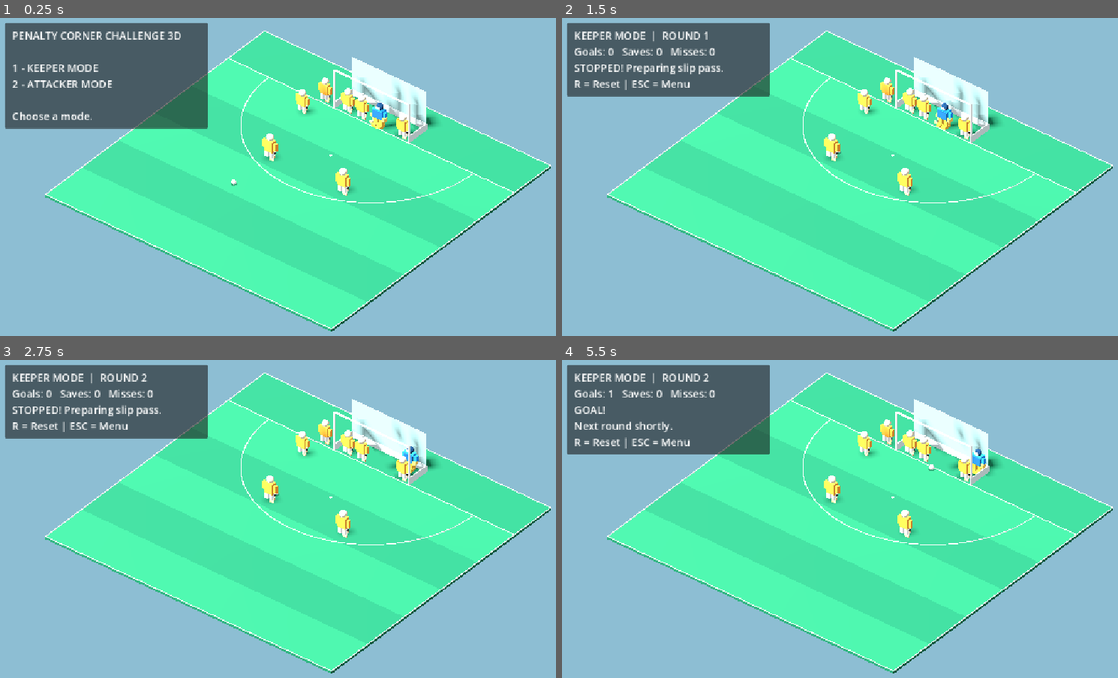
Above: before the commit, frames 1-4 (two rows, left to right).
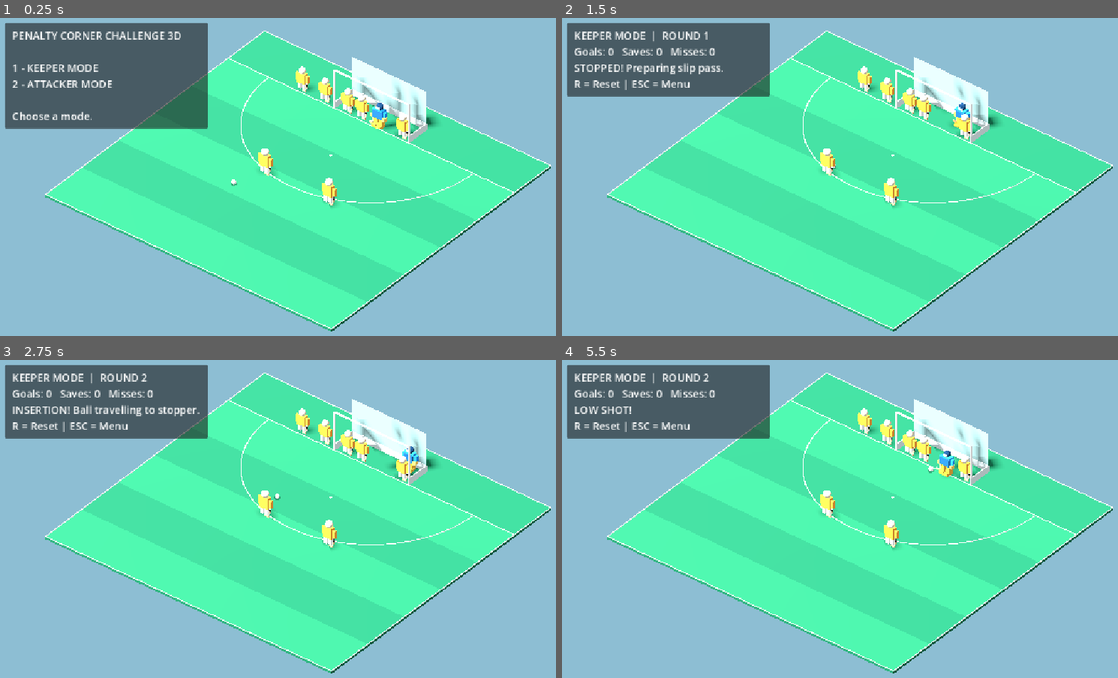
Above: after the commit, the same moments.

Repository: affarf/penalty-corner-challenge-3d
Game: Godot game, scene res://scenes/main_3d.tscn
The game is run twice, just before and just after one commit, with the same random seed, the same clock (stepped at 60 frames per second) and the same inputs.
Inputs:
- Up to frame 1 (0.25 s): no input
- Up to frame 2 (1.5 s): tap Enter at 0.5 s; hold D (move_right) 0.53-1.28 s; tap 1 at 0.6 s; tap Space at 0.77 s; hold S (move_down) from 1.28 s (still down); tap 2 at 1.35 s
- Up to frame 3 (2.75 s): tap Space at 1.52 s; release S (move_down) at 2.03 s; hold D (move_right) from 2.03 s (still down); tap R at 2.1 s
- Up to frame 4 (5.5 s): release D (move_right) at 2.78 s; hold W (move_up) 2.78-3.53 s; tap E at 2.85 s; tap Space at 3.02, 3.77, 4.52 s; hold A (move_left) 3.53-5.03 s; tap 3 at 3.6 s; tap J at 4.35 s; hold S (move_down) from 5.03 s (still down); tap 1 at 5.1 s

The runs differ from the first frame. In frame 1, 1.1% of the frame differs, in the area x 46-64%, y 15-60%; in frame 2, 1.5%; in frame 3, 1.6%; in frame 4, 3.8%, in the area x 0-81%, y 9-60%.

Commit message:
Fix goalie movement and position of injector

Diff:
--- a/scenes/main_3d.tscn
+++ b/scenes/main_3d.tscn
@@ -18,10 +18,10 @@
 transform = Transform3D(1.12, 0, 0, 0, 1.12, 0, 0, 0, 1.12, 0, 0, 0)
 
 [node name="Attacker1" parent="." unique_id=359548197 instance=ExtResource("4_le0cj")]
-transform = Transform3D(1.1, 0, 0, 0, 1.1, 0, 0, 0, 1.1, -4, 0, -9)
+transform = Transform3D(1.1, 0, 0, 0, 1.1, 0, 0, 0, 1.1, -3, 0, -7.08)
 
 [node name="Attacker2" parent="." unique_id=1811710993 instance=ExtResource("4_le0cj")]
-transform = Transform3D(1.1, 0, 0, 0, 1.1, 0, 0, 0, 1.1, 4, 0, -9)
+transform = Transform3D(1.1, 0, 0, 0, 1.1, 0, 0, 0, 1.1, 4, 0, -7.08)
 
 [node name="Goalkeeper3D" parent="." unique_id=2044590347 instance=ExtResource("5_78blk")]
 transform = Transform3D(1.1, 0, 0, 0, 1.1, 0, 0, 0, 1.1, 1.5, 0, -18)
@@ -36,7 +36,7 @@
 script = ExtResource("7_a6i3j")
 
 [node name="Injector" parent="." unique_id=67532909 instance=ExtResource("4_le0cj")]
-transform = Transform3D(1, 0, 0, 0, 1, 0, 0, 0, 1, -6, 0, -16)
+transform = Transform3D(1, 0, 0, 0, 1, 0, 0, 0, 1, -8, 0, -18.5)
 
 [node name="Defender1" parent="." unique_id=1709637231 instance=ExtResource("4_le0cj")]
 transform = Transform3D(1, 0, 0, 0, 1, 0, 0, 0, 1, -1.5, 0, -18.5)
--- a/scripts/players/goalkeeper_3d.gd
+++ b/scripts/players/goalkeeper_3d.gd
@@ -30,10 +30,13 @@
 @export var recovery_duration: float = 0.55
 
 @export var ready_z: float = -18.5
-@export var defending_z: float = -1.0
 @export var step_out_speed: float = 5.0
 
+@export var step_out_distance: float = 1.5
+
 var stepping_out: bool = false
+var step_out_target_z: float = 0.0
+
 var player_controlled: bool = true
 var save_state: SaveState = SaveState.READY
 
@@ -68,33 +71,33 @@
 	camera = get_viewport().get_camera_3d()
 
 
+
 func _physics_process(delta: float) -> void:
+	update_save_state(delta)
+	update_save_visuals(delta)
 
 	if stepping_out:
-		position.z = move_toward(
-			position.z,
-			defending_z,
-			step_out_speed * delta
-		)
-
-		if is_equal_approx(position.z, defending_z):
-			position.z = defending_z
-			stepping_out = false
-
-		# Only keep the automatic movement lock for AI.
-		# Human players can regain control immediately.
-		if not player_controlled:
-			update_save_state(delta)
-			update_save_visuals(delta)
-			return
-
-		if Input.get_vector(
+		# Human movement interrupts the automatic step-out.
+		if player_controlled and Input.get_vector(
 			"move_left",
 			"move_right",
 			"move_up",
 			"move_down"
 		).length() > 0.1:
 			stepping_out = false
+		else:
+			position.z = move_toward(
+				position.z,
+				step_out_target_z,
+				step_out_speed * delta
+			)
+
+			if absf(position.z - step_out_target_z) < 0.01:
+				position.z = step_out_target_z
+				stepping_out = false
+
+			move_velocity = Vector3.ZERO
+			return
 
 	if not player_controlled:
 		move_velocity = Vector3.ZERO
@@ -103,6 +106,9 @@
 	if save_state != SaveState.READY:
 		move_velocity = Vector3.ZERO
 		return
+
+	# Keep your existing input_direction code below.
+
 
 	var input_direction := Input.get_vector(
 		"move_left",
@@ -373,9 +379,16 @@
 	last_move_direction = Vector3.RIGHT
 
 	stepping_out = false
+	step_out_target_z = position.z
 
 	if keeper_rig != null:
 		keeper_rig.reset_pose()
 
 func release_from_line() -> void:
+	step_out_target_z = clampf(
+		position.z + step_out_distance,
+		min_z,
+		max_z
+	)
+
 	stepping_out = true
